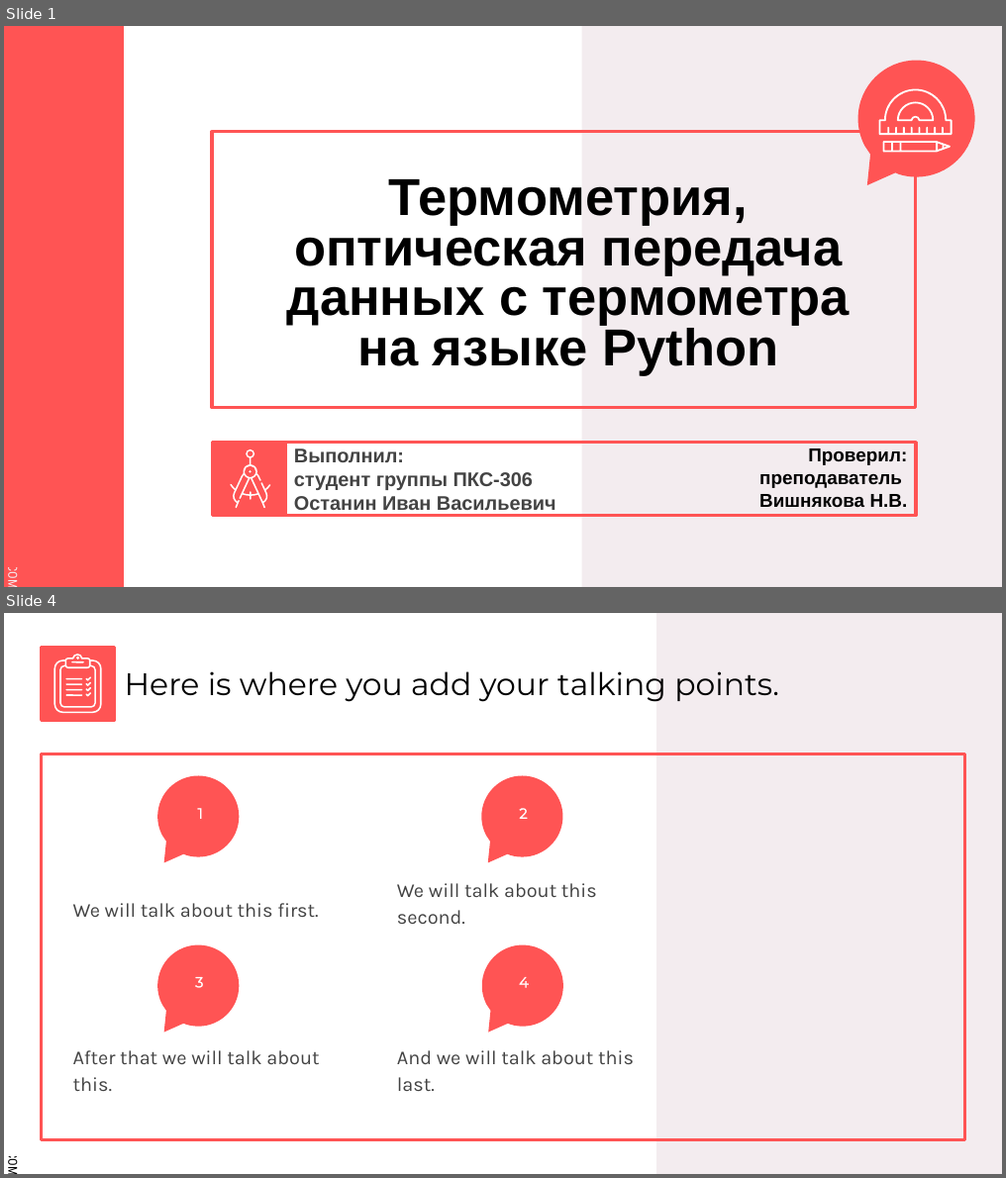
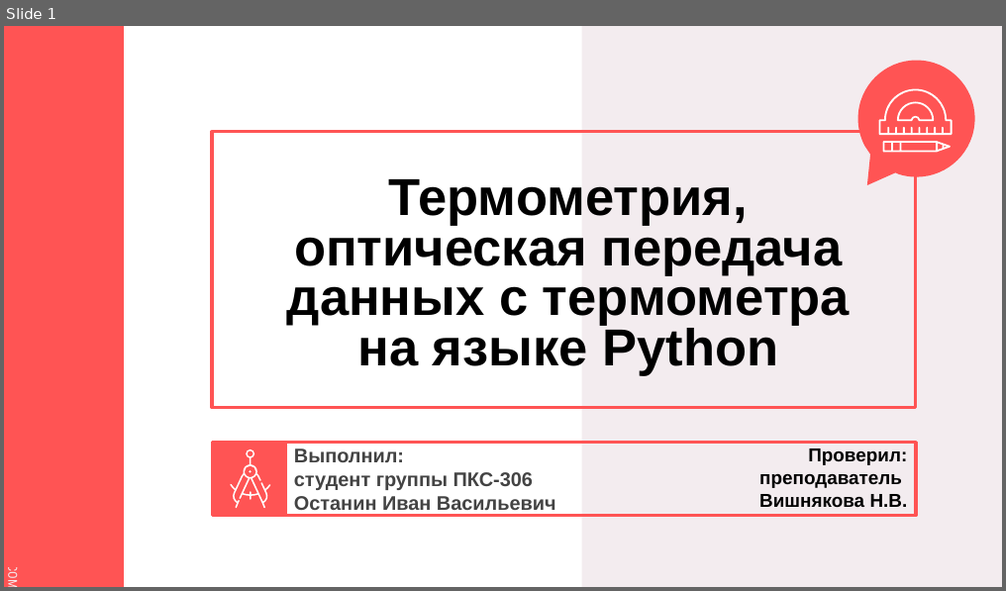
Before and after one commit to IvanLink-py/CourseWork-2022, a slide deck: Защитная речь/Презентация.pptx. Shown one above the other, each under a label of ours: slides 1 and 4 before the commit, slide 1 after it; the slides between them are not shown. The pictures are 1006x1178 and 1006x591 pixels, drawn with LibreOffice and Linux fonts; fonts in the diff are those of the drawing. Boxes give left, top, right and bottom in pixels: in the first picture for what was removed or moved away, otherwise in the second. Text is boxed around its words. In the diff, an @@ line names an element or a change of style, - is before the commit and + after.

```diff
--- a/Защитная речь/Презентация.pptx
+++ b/Защитная речь/Презентация.pptx
@@ slide 4 removed at box(4, 613, 1002, 1174), background #FFFFFF; not listed: 1 template element that a slide beside it also shows @@
@@ rectangle removed at box(656, 613, 1002, 1174) @@
@@ rectangle removed at box(42, 647, 115, 720) @@
@@ group removed at box(54, 654, 102, 713): 11 freeform shapes @@
@@ title removed at box(125, 671, 779, 702) @@
-Here is where you add your talking points.
@@ rectangle removed at box(42, 755, 965, 1141) @@
@@ freeform shape removed at box(153, 772, 244, 870) @@
@@ freeform shape removed at box(476, 772, 567, 870) @@
@@ text removed at box(198, 808, 203, 819) @@
-1
@@ text removed at box(519, 808, 527, 819) @@
-2
@@ text removed at box(73, 903, 318, 917) @@
-We will talk about this first.
@@ text removed at box(397, 883, 597, 924) @@
-We will talk about this second.
@@ freeform shape removed at box(153, 942, 244, 1040) @@
@@ freeform shape removed at box(477, 942, 567, 1040) @@
@@ text removed at box(195, 977, 203, 988) @@
-3
@@ text removed at box(519, 977, 529, 988) @@
-4
@@ text removed at box(73, 1051, 319, 1091) @@
-After that we will talk about this.
@@ text removed at box(397, 1051, 634, 1091) @@
-And we will talk about this last.
@@ rectangle removed at box(4, 1075, 19, 1157) @@
```
Also in this commit, not shown: 2 slides changed, 8 slides added, 15 other slides removed, 7 other files.
